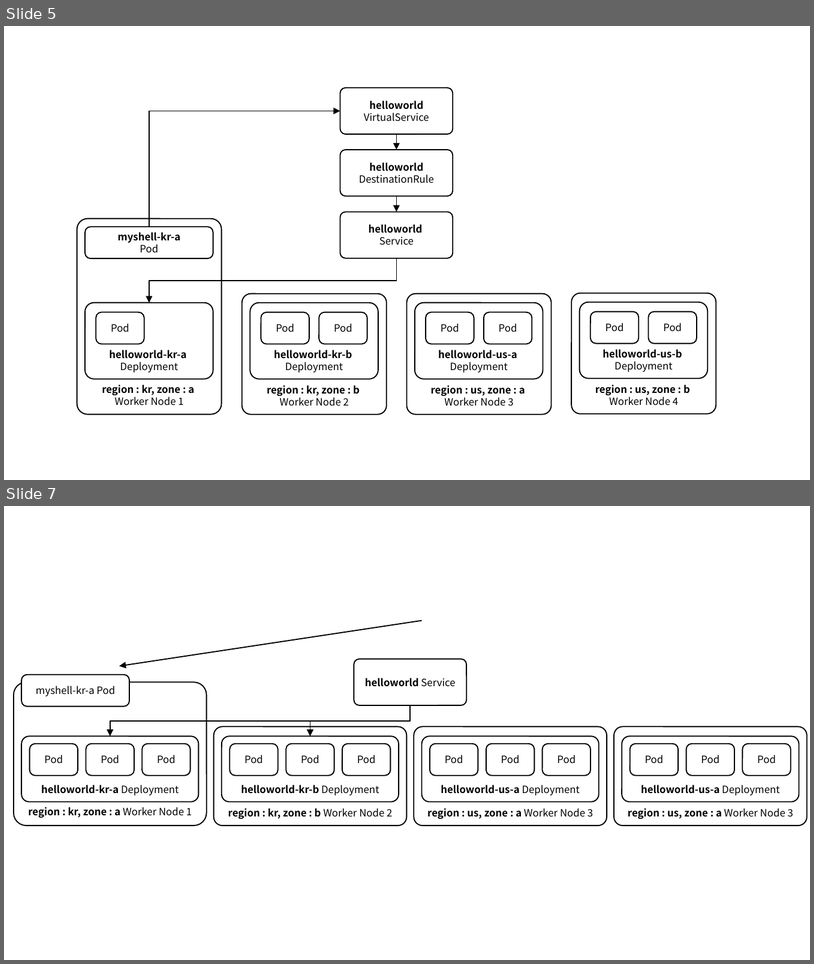
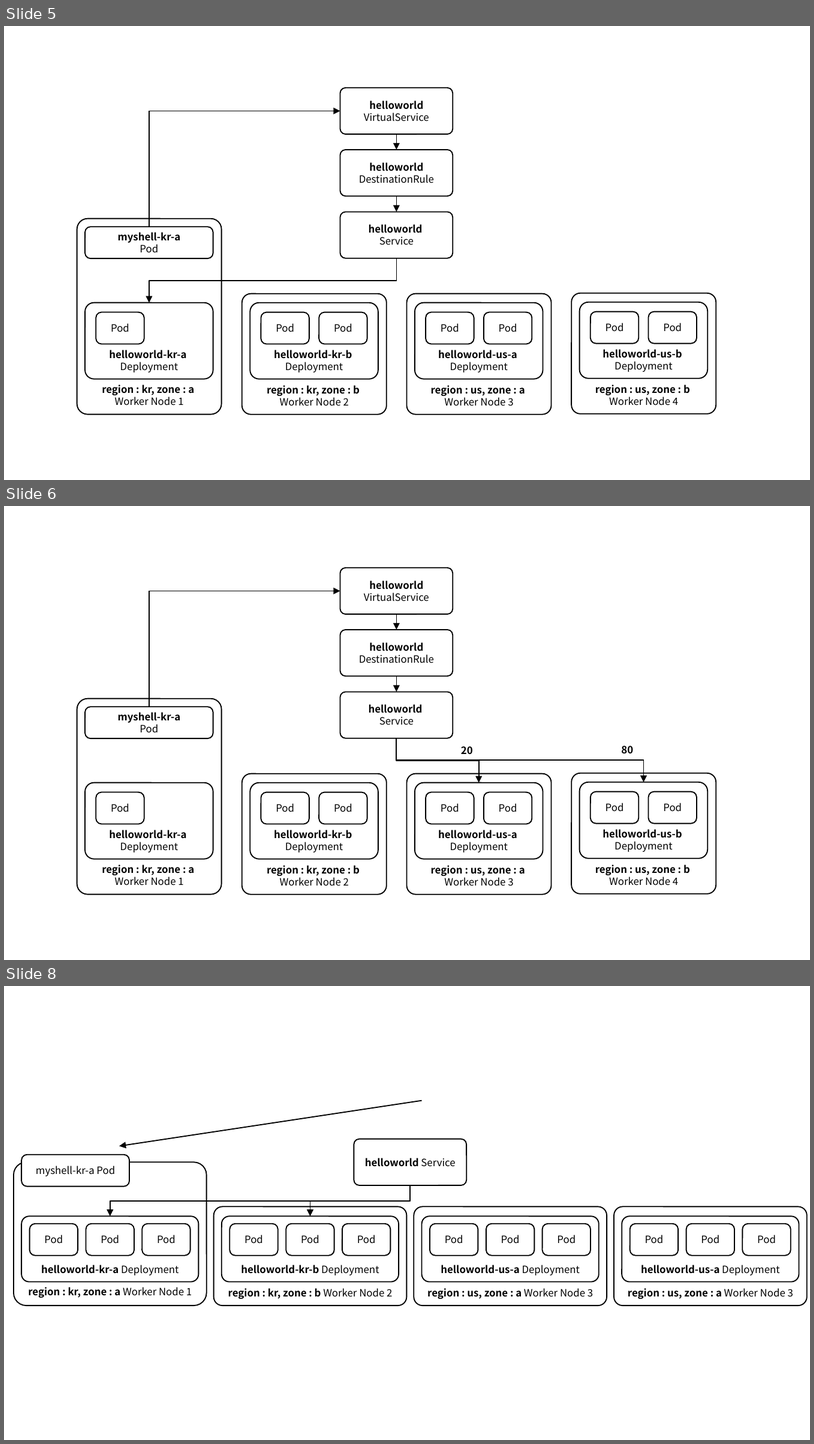
Before and after one commit to ssup2/blog-software, a slide deck: content/docs/theory-analysis/istio-locality-load-balancing/images/images.pptx. Shown one above the other, each under a label of ours: slides 5 and 7 before the commit, slides 5, 6 and 8 after it; the slides between them are not shown. The pictures are 814x964 and 814x1444 pixels, drawn with LibreOffice and Linux fonts; fonts in the diff are those of the drawing. Boxes give left, top, right and bottom in pixels: in the first picture for what was removed or moved away, otherwise in the second. Text is boxed around its words. In the diff, an @@ line names an element or a change of style, - is before the commit and + after.

```diff
--- a/content/docs/theory-analysis/istio-locality-load-balancing/images/images.pptx
+++ b/content/docs/theory-analysis/istio-locality-load-balancing/images/images.pptx
@@ slide 6 added at [4,506,810,960], background #FFFFFF @@
@@ rounded rectangle added at [340,568,453,615], fill #FFFFFF, outline #000000 1 pt, 9 pt, text #000000 @@
+helloworld VirtualService
@@ elbow arrow added from (149, 707) to (340, 591), #000000 1 pt @@
@@ rounded rectangle added at [340,630,453,676], fill #FFFFFF, outline #000000 1 pt, 9 pt, text #000000 @@
+helloworld DestinationRule
@@ arrow added from (397, 614) to (397, 630), #000000 0.75 pt @@
@@ arrow added from (397, 676) to (397, 691), #000000 0.75 pt @@
@@ rounded rectangle added at [77,699,222,895], fill #FFFFFF, outline #000000 1 pt, 9 pt, text #000000, bold @@
+region : kr, zone : a
+Worker Node 1
@@ rounded rectangle added at [340,691,453,738], fill #FFFFFF, outline #000000 1 pt, 9 pt, text #000000, bold @@
+helloworld
+Service
@@ rounded rectangle added at [86,707,213,738], fill #FFFFFF, outline #000000 1 pt, 9 pt, text #000000, bold @@
+myshell-kr-a
+Pod
@@ elbow arrow added from (397, 738) to (479, 783), #000000 1 pt @@
@@ elbow arrow added from (397, 738) to (644, 782), #000000 1 pt @@
@@ text added at [461,746,473,754], 9 pt, text #000000, bold @@
+20
@@ text added at [621,745,633,754], 9 pt, text #000000, bold @@
+80
@@ rounded rectangle added at [242,774,386,895], fill #FFFFFF, outline #000000 1 pt, 9 pt, text #000000, bold @@
+region : kr, zone : b
+Worker Node 2
@@ rounded rectangle added at [407,774,552,895], fill #FFFFFF, outline #000000 1 pt, 9 pt, text #000000, bold @@
+region : us, zone : a
+Worker Node 3
@@ rounded rectangle added at [572,773,716,894], fill #FFFFFF, outline #000000 1 pt, 9 pt, text #000000, bold @@
+region : us, zone : b
+Worker Node 4
@@ rounded rectangle added at [86,783,213,858], fill #FFFFFF, outline #000000 1 pt, 9 pt, text #000000, bold @@
+helloworld-kr-a
+Deployment
@@ rounded rectangle added at [96,792,144,824], fill #FFFFFF, outline #000000 1 pt, 9 pt, text #000000 @@
+Pod
@@ rounded rectangle added at [250,783,378,858], fill #FFFFFF, outline #000000 1 pt, 9 pt, text #000000, bold @@
+helloworld-kr-b
+Deployment
@@ rounded rectangle added at [261,792,309,824], fill #FFFFFF, outline #000000 1 pt, 9 pt, text #000000 @@
+Pod
@@ rounded rectangle added at [320,792,368,824], fill #FFFFFF, outline #000000 1 pt, 9 pt, text #000000 @@
+Pod
@@ rounded rectangle added at [415,783,543,858], fill #FFFFFF, outline #000000 1 pt, 9 pt, text #000000, bold @@
+helloworld-us-a
+Deployment
@@ rounded rectangle added at [426,792,474,824], fill #FFFFFF, outline #000000 1 pt, 9 pt, text #000000 @@
+Pod
@@ rounded rectangle added at [484,792,532,824], fill #FFFFFF, outline #000000 1 pt, 9 pt, text #000000 @@
+Pod
@@ rounded rectangle added at [580,782,708,858], fill #FFFFFF, outline #000000 1 pt, 9 pt, text #000000, bold @@
+helloworld-us-b
+Deployment
@@ rounded rectangle added at [591,792,639,823], fill #FFFFFF, outline #000000 1 pt, 9 pt, text #000000 @@
+Pod
@@ rounded rectangle added at [649,792,698,823], fill #FFFFFF, outline #000000 1 pt, 9 pt, text #000000 @@
+Pod
@@ what was slide 7 is now slide 8 @@
```
Also in this commit, not shown: 2 other files.
